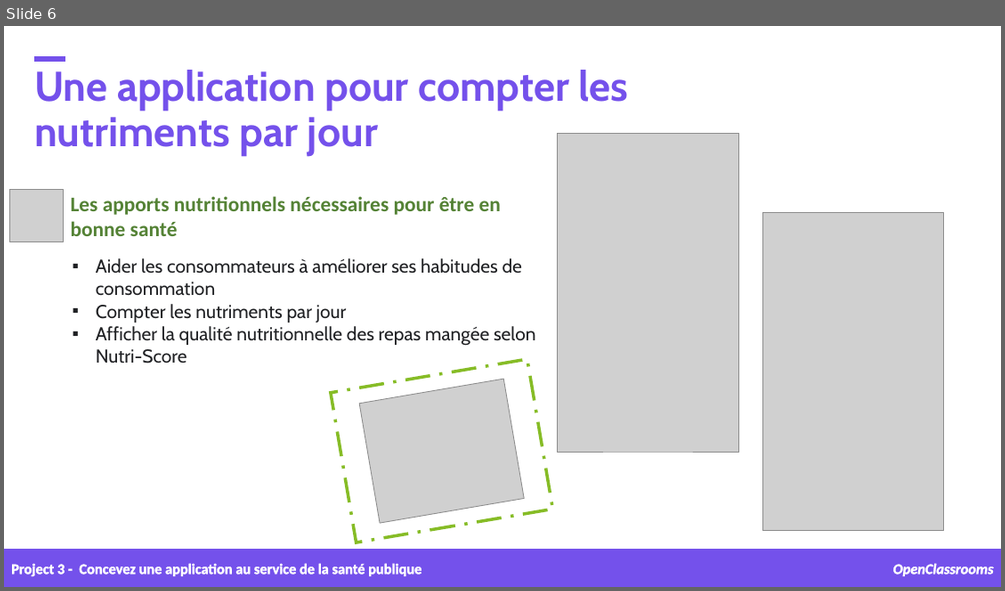
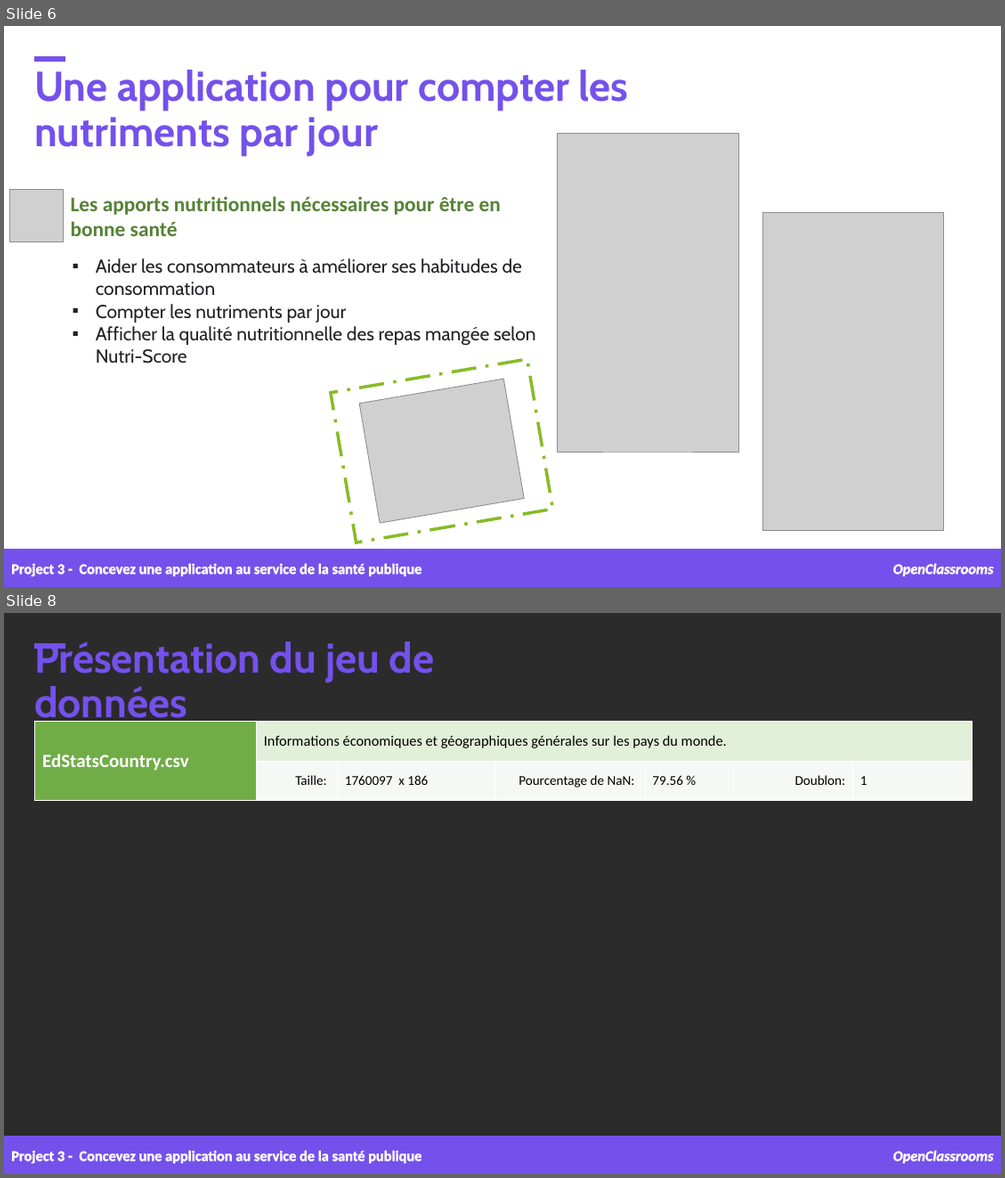
Before and after one commit to samirhinojosa/OC-P3-design-application-public-health, a slide deck: supports/P3_02_presentation.pptx. Shown one above the other, each under a label of ours: slide 6 before the commit, slides 6 and 8 after it; the slides between them are not shown. The pictures are 1005x591 and 1005x1178 pixels, drawn with LibreOffice and Linux fonts; fonts in the diff are those of the drawing; grey boxes stand for pictures; background and template pictures are left out; a plain dark background stands for a picture behind light text. Boxes give left, top, right and bottom in pixels: in the first picture for what was removed or moved away, otherwise in the second. Text is boxed around its words. In the diff, an @@ line names an element or a change of style, - is before the commit and + after.

```diff
--- a/supports/P3_02_presentation.pptx
+++ b/supports/P3_02_presentation.pptx
@@ slide 8 added at (x1=4, y1=613, x2=1001, y2=1174), background picture (left out) @@
@@ text added at (x1=34, y1=641, x2=435, y2=728), 40 pt, text #7451EB, bold @@
+Présentation du jeu de données
@@ rectangle added at (x1=34, y1=643, x2=65, y2=648), fill #7451EB, outline #7451EB 1 pt @@
@@ table added at (x1=34, y1=722, x2=972, y2=800), 2 rows, 7 columns @@
+EdStatsCountry.csv | Informations économiques et géographiques générales sur les pays du monde. |  |  |  |  | 
+ | Taille: | 1760097 x 186 | Pourcentage de NaN: | 79.56 % | Doublon: | 1
@@ rectangle added at (x1=4, y1=1136, x2=1001, y2=1174), fill #7451EB, outline #7451EB 1 pt @@
@@ text added at (x1=11, y1=1150, x2=421, y2=1163), 14 pt, text #FFFFFF, bold @@
+Project 3 - Concevez une application au service de la santé publique
@@ text added at (x1=893, y1=1150, x2=994, y2=1163), 14 pt, text #FFFFFF, bold, italic @@
+OpenClassrooms
```
Also in this commit, not shown: 1 other slide added, 23 other files.
